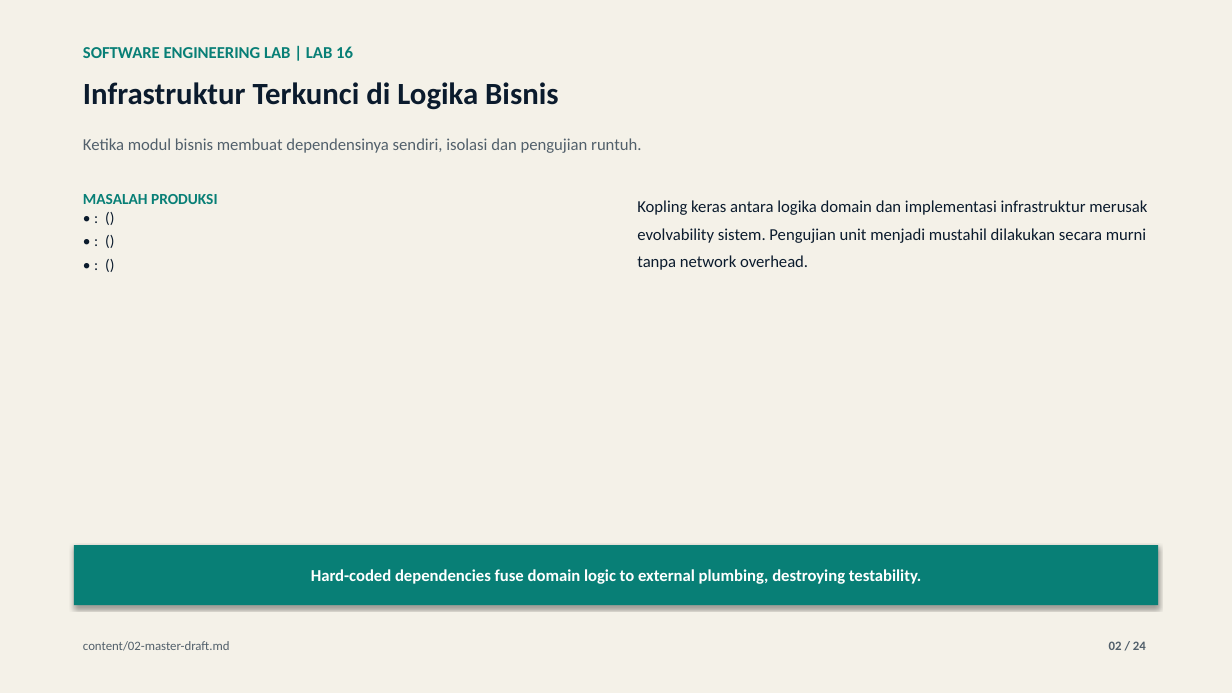
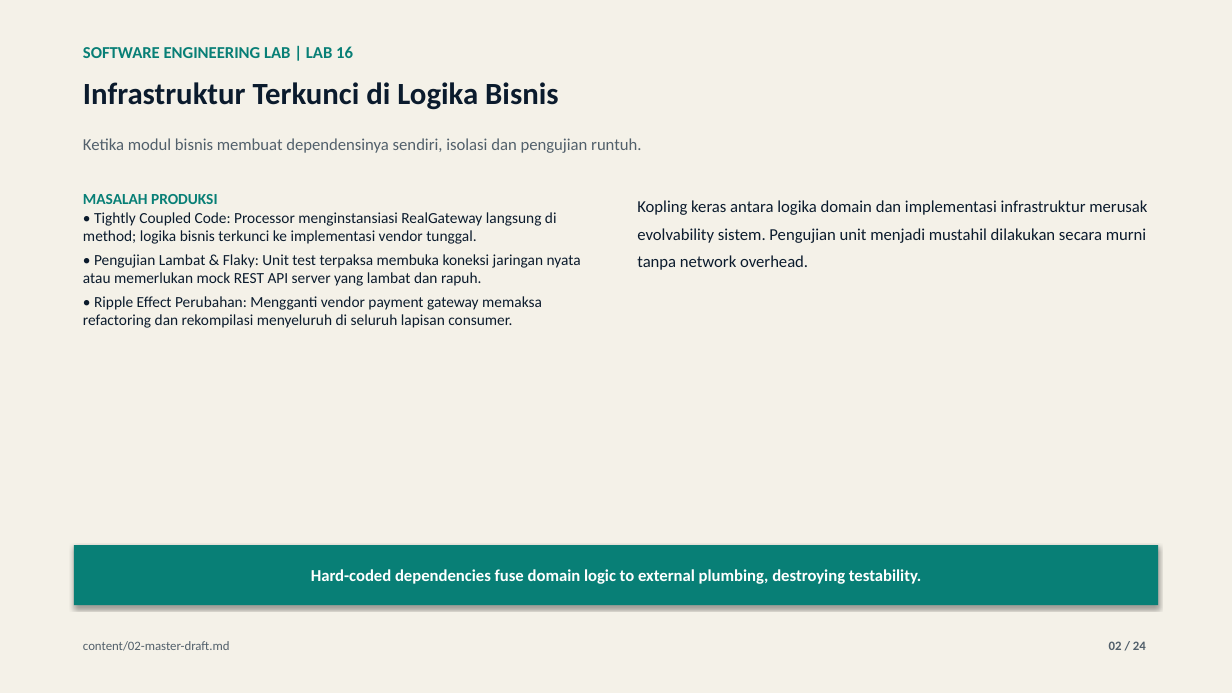
Before and after one commit to lukman-ss/software-engineering-lab, a slide deck: slide 2 of labs/16-dependency-injection/result/linkedin/lab-16-dependency-injection-carousel.pptx. Drawn at 1232x693 pixels with LibreOffice and Linux fonts; fonts in the diff are those of the drawing. Boxes give left, top, right and bottom in pixels: in the first picture for what was removed or moved away, otherwise in the second. Text is boxed around its words. In the diff, an @@ line names an element or a change of style, - is before the commit and + after.

```diff
--- a/labs/16-dependency-injection/result/linkedin/lab-16-dependency-injection-carousel.pptx
+++ b/labs/16-dependency-injection/result/linkedin/lab-16-dependency-injection-carousel.pptx
@@ text at <box>83,212,581,328</box>: text changed @@
-• : ()
-• : ()
-• : ()
+• Tightly Coupled Code: Processor menginstansiasi RealGateway langsung di method; logika bisnis terkunci ke implementasi vendor tunggal.
+• Pengujian Lambat & Flaky: Unit test terpaksa membuka koneksi jaringan nyata atau memerlukan mock REST API server yang lambat dan rapuh.
+• Ripple Effect Perubahan: Mengganti vendor payment gateway memaksa refactoring dan rekompilasi menyeluruh di seluruh lapisan consumer.
```
Also in this commit, not shown: 9 other slides changed, 4 other files.
